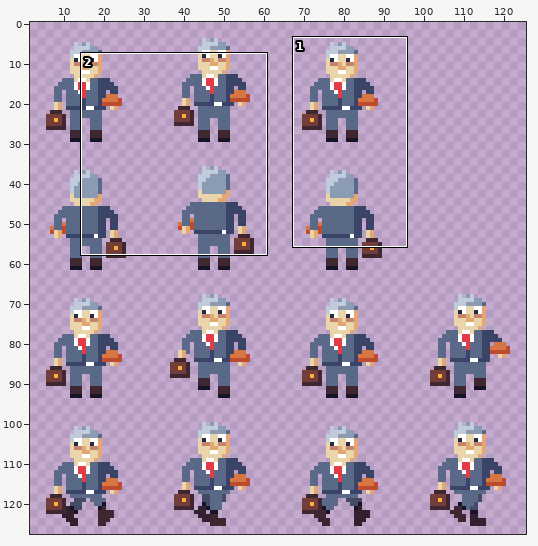
Two versions of one pixel-art file, assets/textures/characters/sovittelija_32.aseprite. Above: a wide view before the commit, with the close-up outlined.
Close-up. Old version:
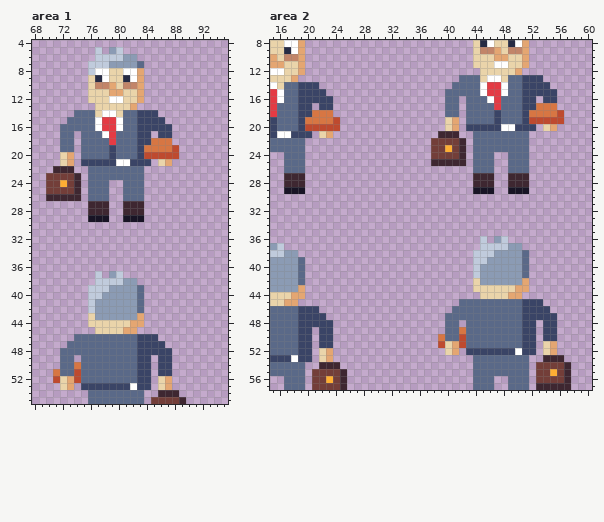
128x128 pixels, 1 frame. Shown: area 1: x 68..95, y 4..55; area 2: x 15..60, y 8..57. The wide view leaves out empty margins. The commit also changed other parts of the picture, which this record leaves out.
New version:
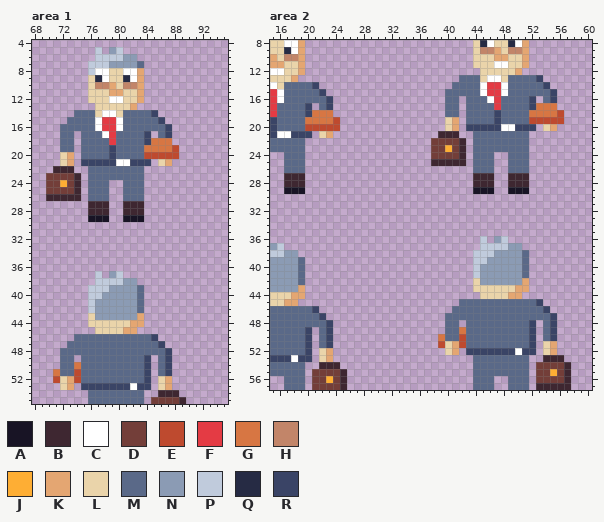
Palette (. is transparent): A #181425  B #3e2731  C #ffffff  D #733e39  E #be4a2f  F #e43b44  G #d77643  H #c28569  J #feae34  K #e4a672  L #ead4aa  M #5a6988  N #8b9bb4  P #c0cbdc  Q #262b44  R #3a4466
What changed:
--- area 1
@@ x 81..88 @@
 13 LK......
-14 MMRRR...
-15 MMRRRR..
-16 MMRRRRR.
-17 MMRR.RR.
-18 MMRRGGG.
-19 MMRGGGGE
-20 MMREEEEE
+14 MMMMR...
+15 MMMMMR..
+16 MMMMMMR.
+17 MMMR.MR.
+18 MMMRGGG.
+19 MMMGGGGE
+20 MMMEEEEE
 21 CRRR.LK.
@@ x 81..88 @@
 45 KK......
-46 MMRRR...
-47 MMRRRR..
-48 MMRRRRR.
-49 MMRR.RR.
-50 MMRR.RR.
-51 MMRR.RR.
-52 MMRR.LK.
+46 MMMMR...
+47 MMMMMR..
+48 MMMMMMR.
+49 MMMR.MR.
+50 MMMR.MR.
+51 MMMR.MR.
+52 MMMR.LK.
 53 RCRR.LK.
--- area 2
@@ x 15..60 @@
 12 CCLLK.........................LLLLLK..........
-13 LLLK.......................MMMLCCLMMRRR.......
-14 CLMMRRR...................MMMMCFFCMMRRRR......
-15 FCMMRRRR.................MMMMMCFFCMMRRRRR.....
-16 FCMMRRRRR................MM.MMMCFMMMRR.RR.....
-17 FMMMRR.RR................MM.MMMMFMMMRRGGG.....
-18 FMMMRRGGG................MM.MMMMRMMMRGGGGE....
-19 RMMMRGGGGE...............LK.MMMMRMMMREEEEE....
-20 RMMMREEEEE...............LK.RRRRRCCRRR.LK.....
+13 LLLK.......................MMMLCCLMMMMR.......
+14 CLMMMMR...................MMMMCFFCMMMMMR......
+15 FCMMMMMR.................MMMMMCFFCMMMMMMR.....
+16 FCMMMMMMR................MM.MMMCFMMMMR.MR.....
+17 FMMMMR.MR................MM.MMMMFMMMMRGGG.....
+18 FMMMMRGGG................MM.MMMMRMMMMGGGGE....
+19 RMMMMGGGGE...............LK.MMMMRMMMMEEEEE....
+20 RMMMMEEEEE...............LK.RRRRRCCRRR.LK.....
 21 RCCRRR.LK...............BBB..MMMMMMMM.........
@@ x 15..60 @@
 44 LLLKK.........................LLLLKK..........
-45 LLKK.......................MMMMMMMMMRRR.......
-46 MMMMRRR...................MMMMMMMMMMRRRR......
-47 MMMMRRRR.................MMMMMMMMMMMRRRRR.....
-48 MMMMRRRRR................MM.MMMMMMMMRR.RR.....
-49 MMMMRR.RR................MMGMMMMMMMMRR.RR.....
-50 MMMMRR.RR...............GMMEMMMMMMMMRR.RR.....
-51 MMMMRR.RR...............ELKEMMMMMMMMRR.LK.....
-52 MMMMRR.LK................LK.RRRRRRRCRR.LK.....
+45 LLKK.......................MMMMMMMMMMMR.......
+46 MMMMMMR...................MMMMMMMMMMMMMR......
+47 MMMMMMMR.................MMMMMMMMMMMMMMMR.....
+48 MMMMMMMMR................MM.MMMMMMMMMR.MR.....
+49 MMMMMR.MR................MMGMMMMMMMMMR.MR.....
+50 MMMMMR.MR...............GMMEMMMMMMMMMR.MR.....
+51 MMMMMR.MR...............ELKEMMMMMMMMMR.LK.....
+52 MMMMMR.LK................LK.RRRRRRRCRR.LK.....
 53 RRRCRR.LK....................MMMMMMMM..BBB....
Changed places in both close-ups, as pixel boxes (x1, y1, x2, y2):
changed: (137, 110, 165, 159)
changed: (137, 334, 165, 383)
changed: (522, 75, 550, 124)
changed: (298, 82, 326, 131)
changed: (522, 299, 550, 348)
changed: (298, 306, 326, 355)
